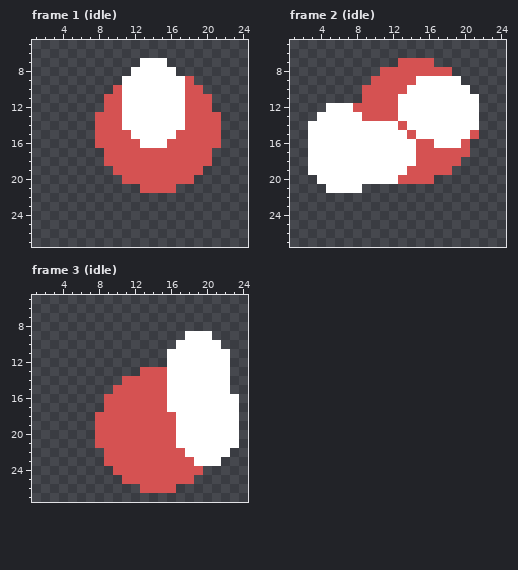
One commit to this pixel-art file: demo/test.aseprite. That is the earlier state.
32x32 pixels, 6 frames. Shown: frame 1 (idle): x 1..24, y 5..27; frame 2 (idle): x 1..24, y 5..27; frame 3 (idle): x 1..24, y 5..27.
After the commit:
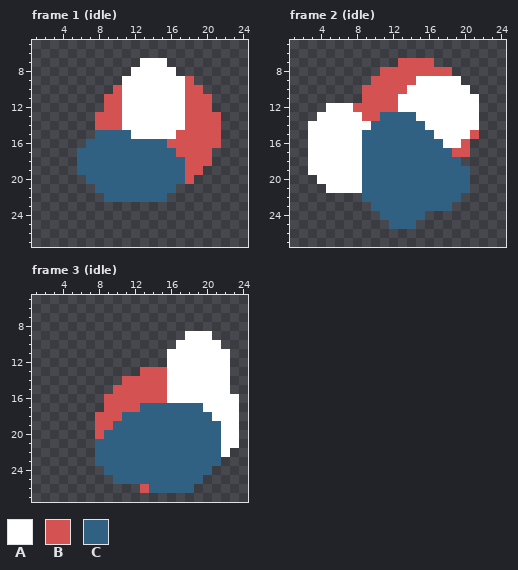
Palette (. is transparent): A #ffffff  B #d55252  C #306082
Edits made:
Changed rows in their new state; - is an unchanged pixel.
Frame 1 (idle):
first column x 6:
15 --CCCC------
16 -CCCCCCCCC--
17 CCCCCCCCCCC-
18 CCCCCCCCCCCC
19 CCCCCCCCCCCC
20 -CCCCCCCCCCC
21 --CCCCCCCCC-
22 ---CCCCCCC--
Frame 2 (idle):
first column x 9:
13 --CCCC------
14 -CCCCCC-----
15 CCCCCCCC----
16 CCCCCCCCC---
17 CCCCCCCCCC--
18 CCCCCCCCCCC-
19 CCCCCCCCCCCC
20 CCCCCCCCCCCC
21 CCCCCCCCCCCC
22 CCCCCCCCCCC-
23 -CCCCCCCCC--
24 --CCCCC-----
25 ---CCC------
Frame 3 (idle):
first column x 8:
17 -----CCCCCCC--
18 ---CCCCCCCCCC-
19 --CCCCCCCCCCCC
20 -CCCCCCCCCCCCC
21 CCCCCCCCCCCCCC
22 CCCCCCCCCCCCCC
23 CCCCCCCCCCCCCC
24 -CCCCCCCCCCCC-
25 --CCCCCCCCCC--
26 ------CCCCC---
Where, in picture pixels (left, top, right, bottom), the same in both pictures:
changed: (77, 130, 185, 202)
changed: (362, 112, 470, 229)
changed: (95, 403, 221, 493)
